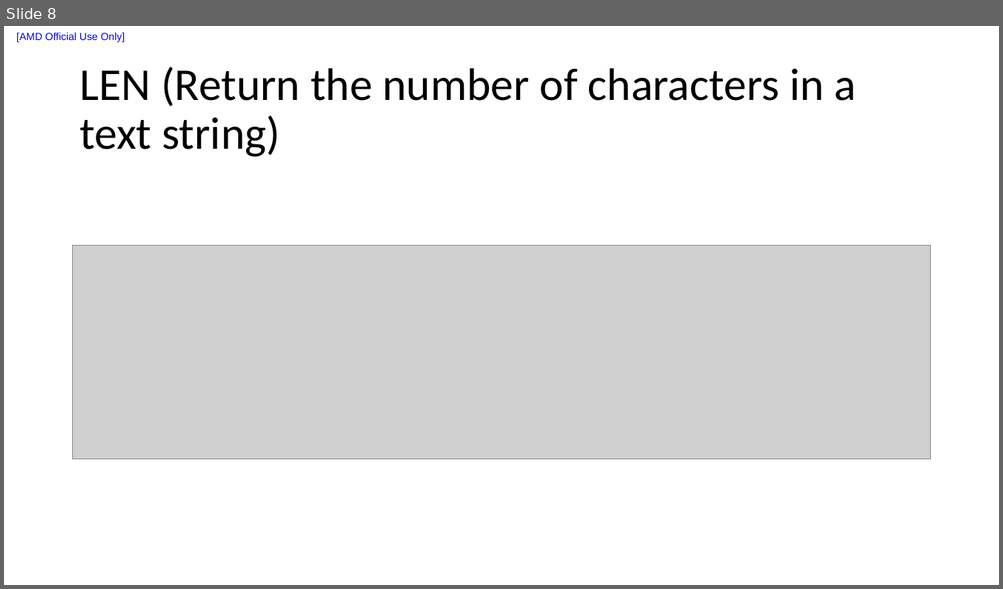
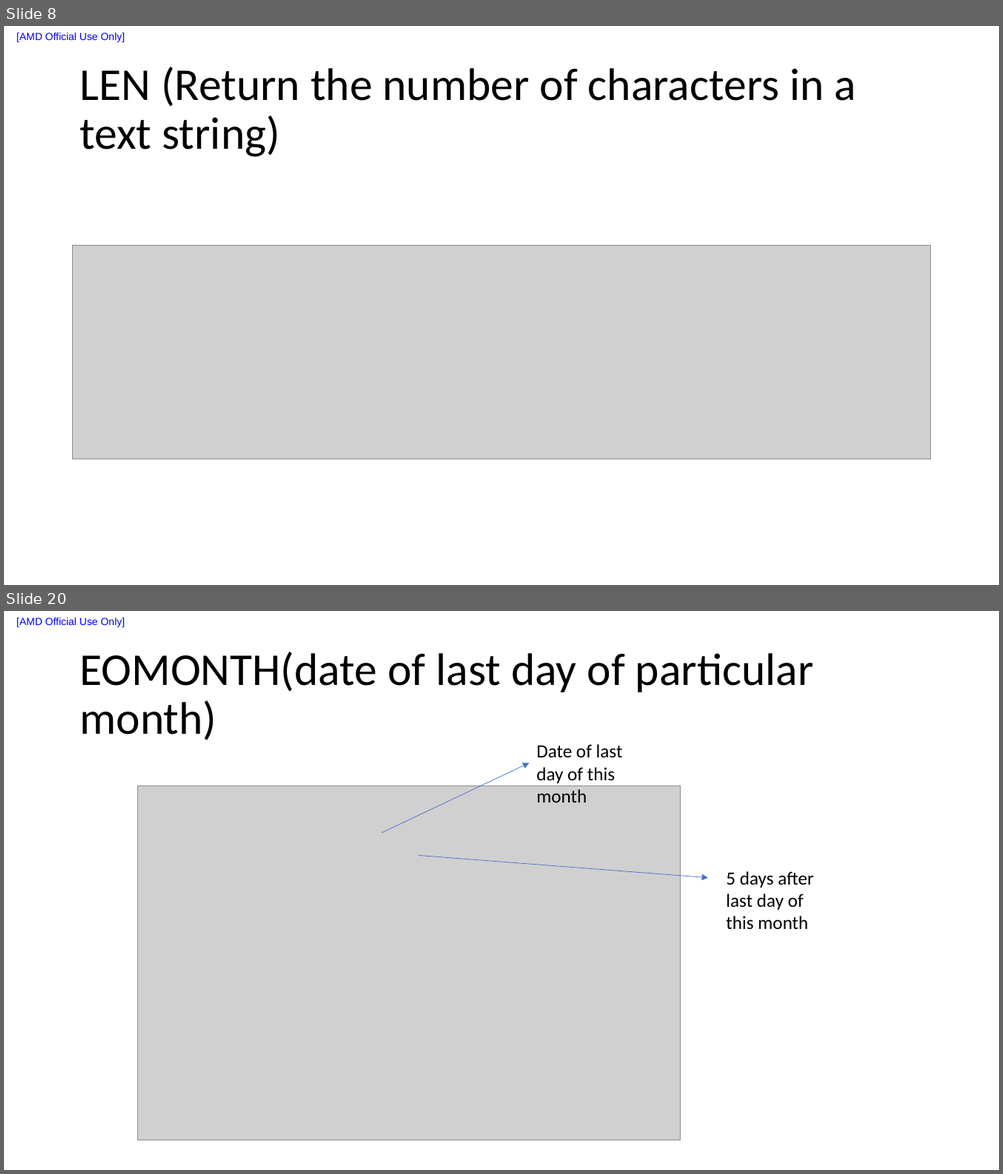
Before and after one commit to liuxu-github-ui/Excel, a slide deck: ExcelFundamentalsfordataanalysis.pptx. Shown one above the other, each under a label of ours: slide 8 before the commit, slides 8 and 20 after it; the slides between them are not shown. The pictures are 1003x589 and 1003x1174 pixels, drawn with LibreOffice and Linux fonts; fonts in the diff are those of the drawing; grey boxes stand for pictures. Boxes give left, top, right and bottom in pixels: in the first picture for what was removed or moved away, otherwise in the second. Text is boxed around its words. In the diff, an @@ line names an element or a change of style, - is before the commit and + after.

```diff
--- a/ExcelFundamentalsfordataanalysis.pptx
+++ b/ExcelFundamentalsfordataanalysis.pptx
@@ slide 20 added at [4,611,999,1170], background #FFFFFF; not listed: 1 template element that a slide beside it also shows @@
@@ title added at [79,652,814,741], 44 pt, text #000000 @@
+EOMONTH(date of last day of particular month)
@@ arrow added from (381, 832) to (529, 763), #4472C4 0.5 pt @@
@@ text added at [536,744,623,803], 18 pt, text #000000 @@
+Date of last day of this month
@@ picture added at [137,786,680,1141] @@
@@ arrow added from (418, 856) to (708, 878), #4472C4 0.5 pt @@
@@ text added at [726,871,813,930], 18 pt, text #000000 @@
+5 days after last day of this month
```
Also in this commit, not shown: 1 slide changed, 11 other slides added, 10 other files.
